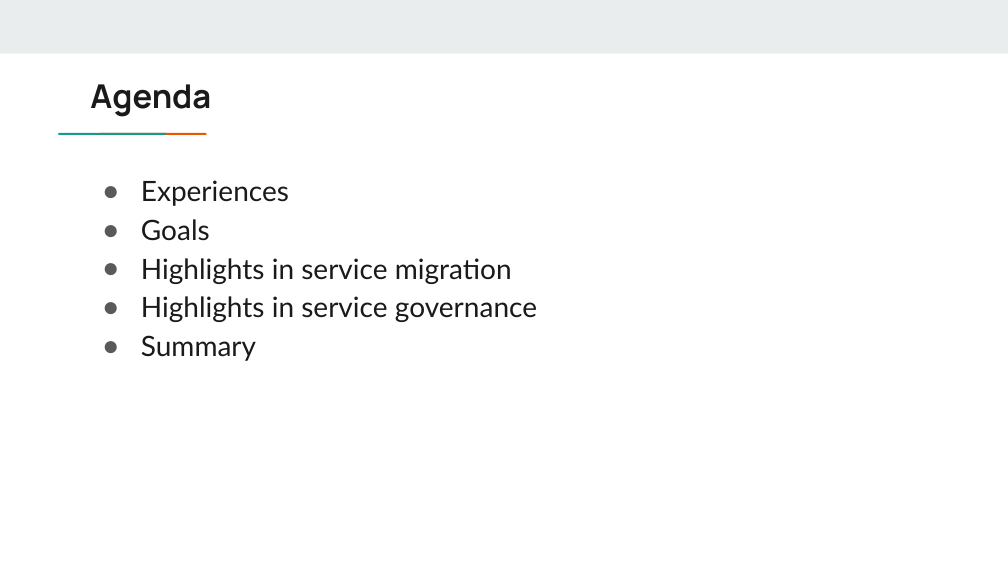
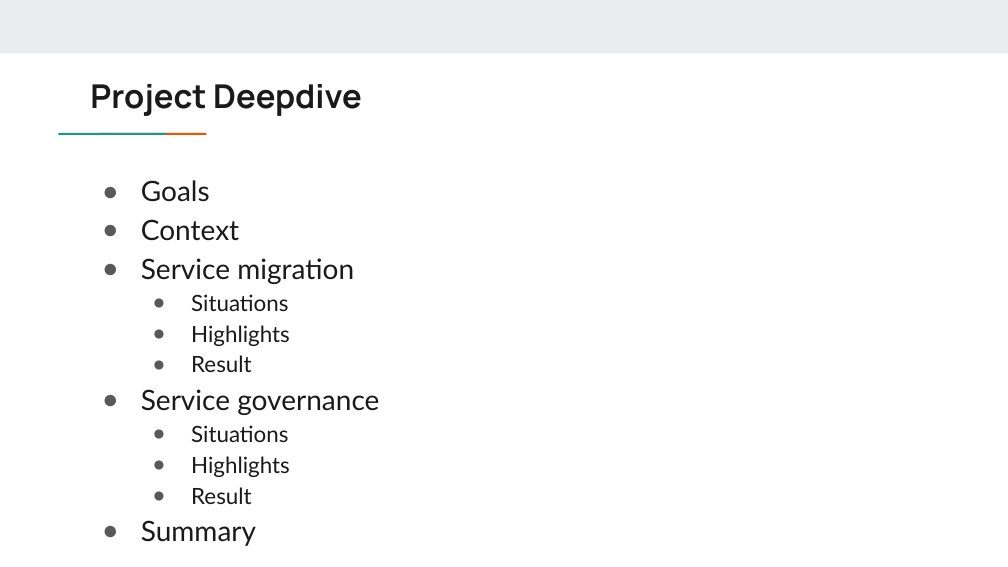
Before and after one commit to DreamOfTheRedChamber/my-resume, a slide deck: slide 8 of ExperiencesTalks/AuthzServiceMigration.pptx. Drawn at 1008x567 pixels with LibreOffice and Linux fonts; fonts in the diff are those of the drawing. Boxes give left, top, right and bottom in pixels: in the first picture for what was removed or moved away, otherwise in the second. Text is boxed around its words. In the diff, an @@ line names an element or a change of style, - is before the commit and + after.

```diff
--- a/ExperiencesTalks/AuthzServiceMigration.pptx
+++ b/ExperiencesTalks/AuthzServiceMigration.pptx
@@ title at [90,84,362,116]: text changed @@
-Agenda
+Project Deepdive
@@ text at [141,180,289,206]: paragraph removed @@
-● Experiences
@@ text at [141,219,379,504]: text changed; size 20 to 16 pt @@
-● Highlights in service migration
-● Highlights in service governance
+● Context
+● Service migration
+  ● Situations
+  ● Highlights
+  ● Result
+● Service governance
+  ● Situations
+  ● Highlights
+  ● Result
```
Also in this commit, not shown: 10 other slides changed, 10 slides added, 9 slides removed.
